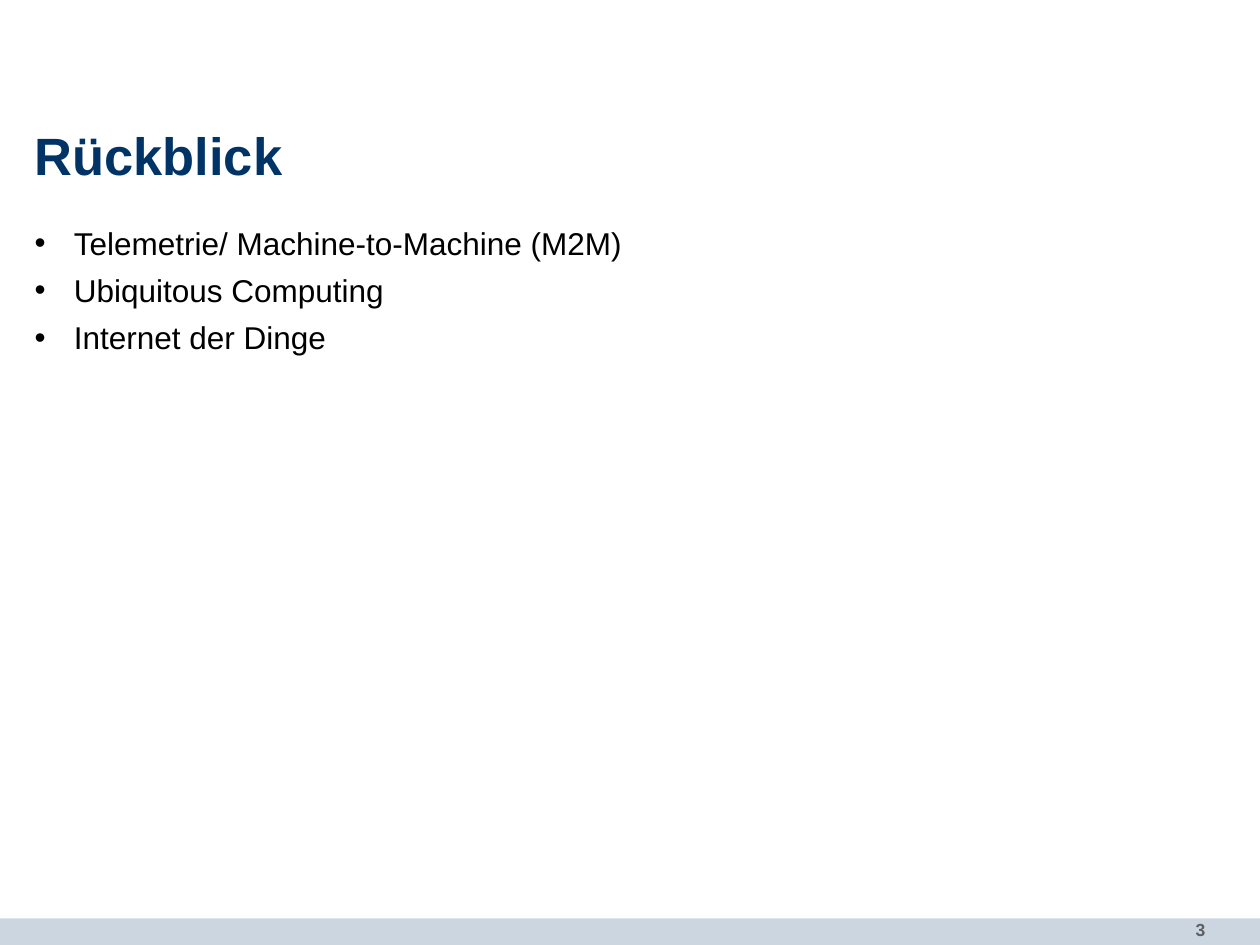
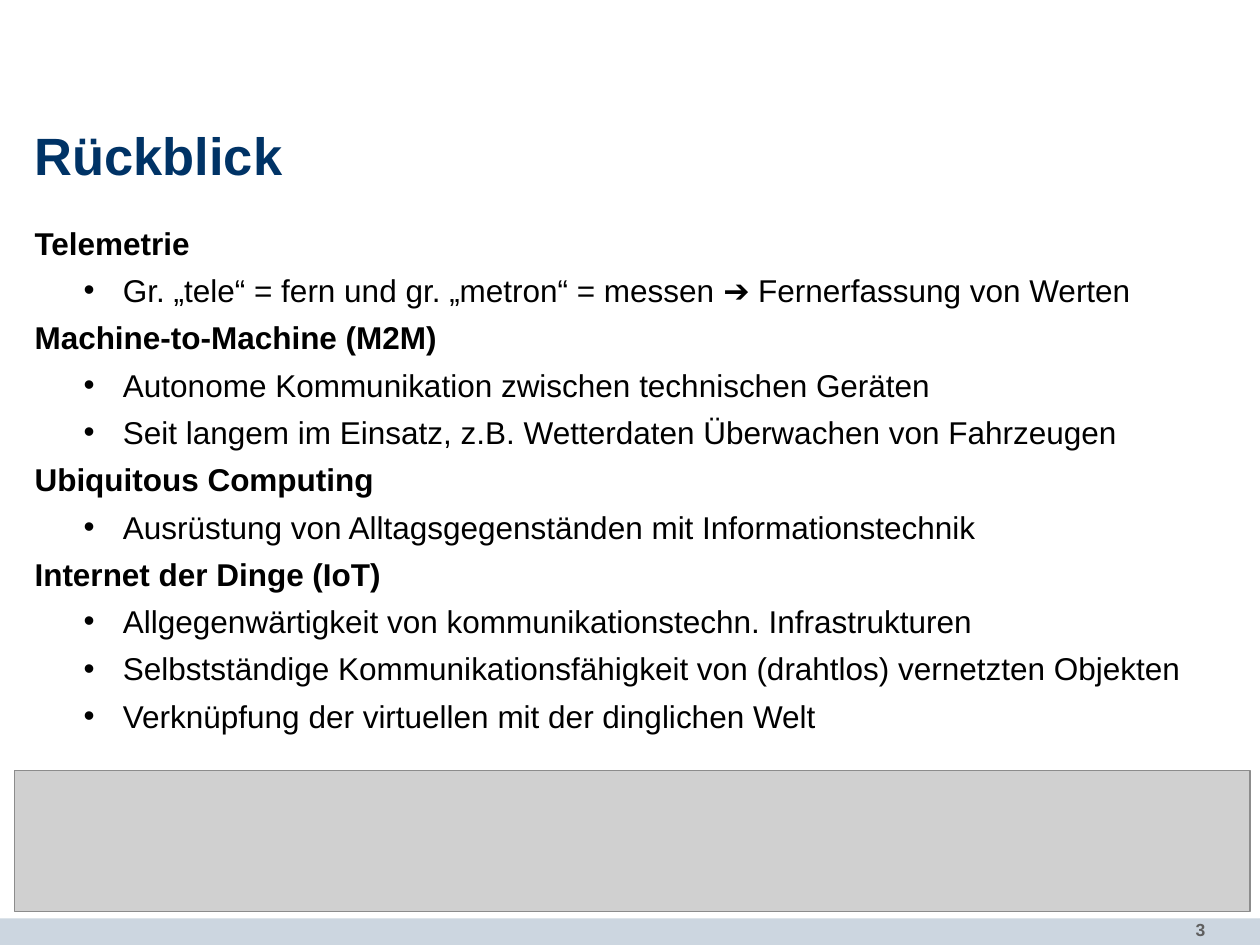
Before and after one commit to bennySwiers/Ausarbeitung-Seminar-TI, a slide deck: slide 3 of SEMINAR-IT-SICHERHEIT/Präsi/Praesentation_Voskobojnikov_Swiers.pptx. Drawn at 1260x945 pixels with LibreOffice and Linux fonts; fonts in the diff are those of the drawing; grey boxes stand for pictures; background and template pictures are left out. Boxes give left, top, right and bottom in pixels: in the first picture for what was removed or moved away, otherwise in the second. Text is boxed around its words. In the diff, an @@ line names an element or a change of style, - is before the commit and + after.

```diff
--- a/SEMINAR-IT-SICHERHEIT/Präsi/Praesentation_Voskobojnikov_Swiers.pptx
+++ b/SEMINAR-IT-SICHERHEIT/Präsi/Praesentation_Voskobojnikov_Swiers.pptx
@@ text at (x1=35, y1=232, x2=1130, y2=450): text changed @@
-• Telemetrie/ Machine-to-Machine (M2M)
+Telemetrie
+  • Gr. „tele“ = fern und gr. „metron“ = messen ➔ Fernerfassung von Werten
+Machine-to-Machine (M2M)
+  • Autonome Kommunikation zwischen technischen Geräten
+  • Seit langem im Einsatz, z.B. Wetterdaten Überwachen von Fahrzeugen
@@ text at (x1=35, y1=468, x2=374, y2=497): bold on in "Ubiquitous Computing"; bullet • to none @@
@@ text at (x1=35, y1=516, x2=1180, y2=734): text changed @@
-• Internet der Dinge
+  • Ausrüstung von Alltagsgegenständen mit Informationstechnik
+Internet der Dinge (IoT)
+  • Allgegenwärtigkeit von kommunikationstechn. Infrastrukturen
+  • Selbstständige Kommunikationsfähigkeit von (drahtlos) vernetzten Objekten
+  • Verknüpfung der virtuellen mit der dinglichen Welt
@@ picture added at (x1=15, y1=770, x2=1250, y2=911) @@
```
Also in this commit, not shown: 2 other slides changed, 2 slides added, 3 slides removed, 3 other files.
